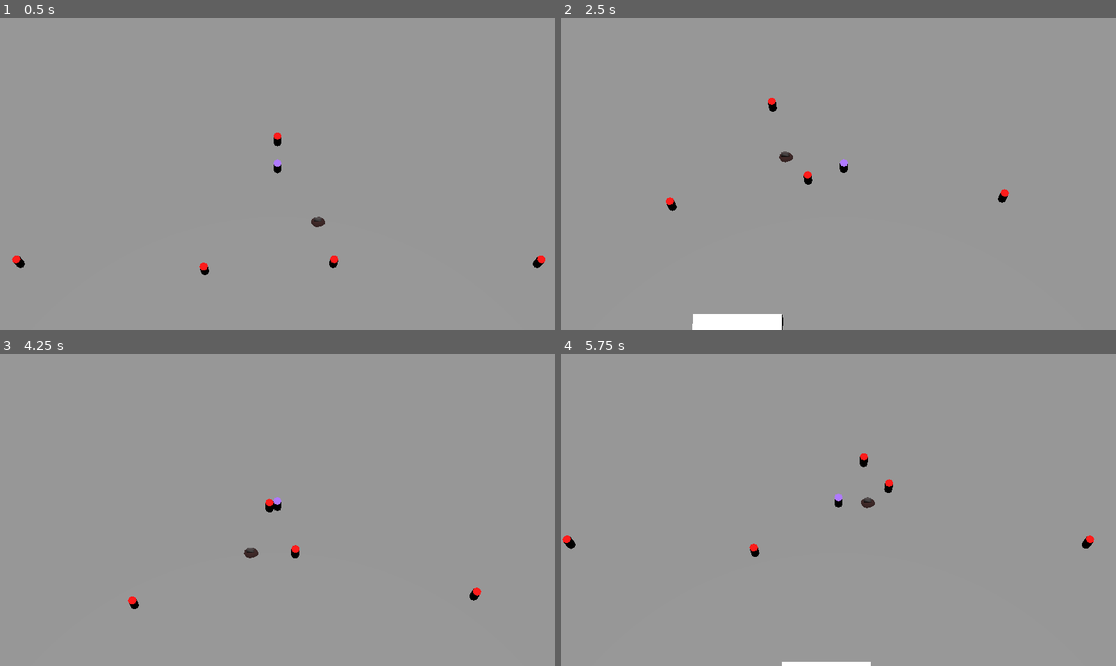
Above: before the commit, frames 1-4 (two rows, left to right).
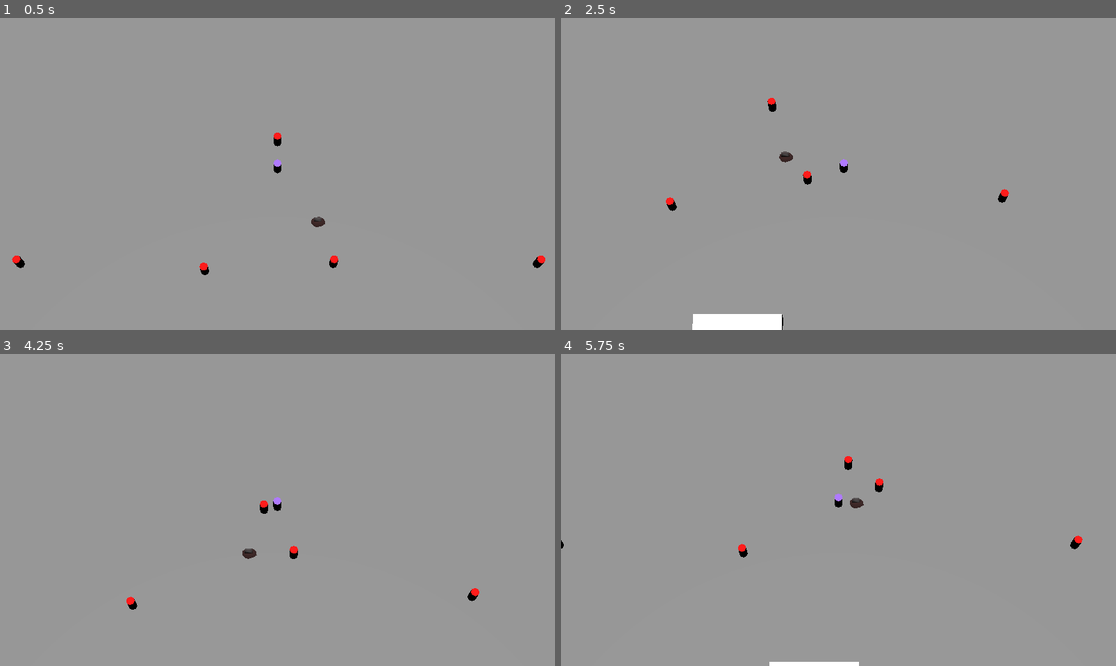
Above: after the commit, the same moments.

Repository: Paladinking/Field_Necromancer
Game: Godot game, scene res://main.tscn
The game is run twice, just before and just after one commit, with the same random seed, the same clock (stepped at 60 frames per second) and the same inputs.
Inputs:
- Up to frame 1 (0.5 s): no input
- Up to frame 2 (2.5 s): tap Enter at 0.5 s; hold D (go_right) 0.53-1.28 s; tap Space (dig) at 0.6 s; hold S (go_down) 1.28-2.03 s; tap Down (look_down) at 1.35 s; hold D (go_right) from 2.03 s (still down); tap Left (look_left) at 2.1 s
- Up to frame 3 (4.25 s): release D (go_right) at 2.78 s; hold W (go_up) 2.78-3.53 s; tap Right (look_right) at 2.85 s; hold A (go_left) from 3.53 s (still down); tap Up (look_up) at 3.6 s
- Up to frame 4 (5.75 s): tap Space (dig) at 4.35 s; release A (go_left) at 5.03 s; hold S (go_down) from 5.03 s (still down); tap Down (look_down) at 5.1 s

Frame 1 is identical in both runs. In frame 2, less than 0.1% of the frame differs, in the area x 37-46%, y 25-54%; in frame 3, 0.2%; in frame 4, 0.7%, in the area x 0-97%, y 31-100%.

Commit message:
Added damage

Diff:
--- a/Characters/entity.gd
+++ b/Characters/entity.gd
@@ -4,17 +4,27 @@
 var gravity: float = ProjectSettings.get_setting("physics/3d/default_gravity")
 var _collision_acceleration : Vector3 = Vector3(0, 0, 0)
 
+@export var _hp : int
+
+signal on_death
+
+func damage(dmg: int):
+	_hp -= dmg
+	if _hp <= 0:
+		queue_free()
+		on_death.emit()
+
 func _finalize_move(delta: float):
 	if not is_on_floor():
 		velocity.y -= gravity * delta
 	velocity += _collision_acceleration
 	_collision_acceleration *= 0.9
-	var collision_info = move_and_collide(Vector3(velocity.x, 0, velocity.z) * delta, true)
+	var collision_info = move_and_collide(velocity * delta, true)
 	if collision_info:
 		for i in collision_info.get_collision_count():
 			var collider = collision_info.get_collider(i)
 			var dir = (collision_info.get_position(i) - position).normalized()
 			dir.y = 0
-			if collider is CharacterBody3D:
+			if collider is Entity:
 				collider._collision_acceleration = 5 * dir
 	move_and_slide()
--- a/Characters/fighter.gd
+++ b/Characters/fighter.gd
@@ -4,48 +4,78 @@
 const SPEED: float = 2.5
 
 # Get the gravity from the project settings to be synced with RigidBody nodes.
-var _target : Node3D = self
+var _target : Entity = self
 
 @onready var _nav_agent: NavigationAgent3D = $NavigationAgent3D
 @onready var _detection: Area3D = $DetectionArea
 
+@export var dmg: int
+
 func has_target() -> bool:
 	return not is_same(self, _target)
 
+func find_target():
+	var potential_targets: Array[Node3D] = _detection.get_overlapping_bodies()
+	if not potential_targets:
+		clear_target()
+	else:
+		var nearest: Node3D = potential_targets[0]
+		var dist : float = nearest.position.distance_squared_to(position)
+		for entity in potential_targets.slice(1):
+			if entity is Entity and entity._hp > 0:
+				var new_dist : float = entity.position.distance_squared_to(position)
+				if new_dist < dist:
+					nearest = entity
+					dist = new_dist
+		set_target(nearest as Entity)
+
 func clear_target():
+	if _target.on_death.is_connected(find_target):
+		_target.on_death.disconnect(find_target)
 	_target = self
+	# Cancel navigation
+	_nav_agent.set_target_position(position)
+
+func set_target(target: Entity):
+	if _target.on_death.is_connected(find_target):
+		_target.on_death.disconnect(find_target)
+	_target = target
+	_target.on_death.connect(find_target)
+	_nav_agent.set_target_position(_target.position)
 
 func _ready() -> void:
 	assert(not _nav_agent.avoidance_enabled, "Avoidance requires velocity_computed callback")
 	_detection.body_entered.connect(
 		func(body: Node3D):
+			assert(body is Entity)
 			if not has_target() or body.position.distance_squared_to(self.position) < _target.position.distance_squared_to(self.position):
-				_target = body
-				_nav_agent.set_target_position(_target.position)
-
+				set_target(body as Entity)
 	)
 
 func _physics_process(delta: float):
 	if has_target():
-		if _target.position.distance_squared_to(position) > 400:
-			var _potential_targets = _detection.get_overlapping_bodies()
-			if not _potential_targets:
-				clear_target()
-			else:
-				_target = _potential_targets.reduce(func(cur : Node3D, n: Node3D):
-					return n if n.position.distance_squared_to(position) < cur.position.distance_squared_to(position) else cur,
-					_potential_targets[0]
-				)
-
-		if _target.position.distance_squared_to(_nav_agent.get_target_position()) > 1:
+		var dist : float = _target.position.distance_squared_to(position)
+		if dist < 1.5 * 1.5:
+			# Attack!!!
+			var dir : Vector3 = (_target.position - position).normalized()
+			dir.y = 0
+			_target._collision_acceleration += dir * 6
+			_collision_acceleration -= dir * 6
+			_target.damage(self.dmg)
+			if _target is Fighter:
+				self.damage(_target.dmg)
+		else:
+			if _nav_agent.is_navigation_finished() and dist < 4.0:
+				_nav_agent.set_target_position(_target.position)
+			if _target.position.distance_squared_to(position) > 400:
+				find_target()
+		if _target.position.distance_squared_to(_nav_agent.get_target_position()) > 2.0:
 			_nav_agent.set_target_position(_target.position)
 
 	if _nav_agent.is_navigation_finished():
 		velocity.x = 0.0
 		velocity.z = 0.0
-		_finalize_move(delta)
-		return
-
-	var next_path_position: Vector3 = _nav_agent.get_next_path_position()
-	velocity = global_position.direction_to(next_path_position) * SPEED
+	else:
+		var next_path_position: Vector3 = _nav_agent.get_next_path_position()
+		velocity = global_position.direction_to(next_path_position) * SPEED
 	_finalize_move(delta)
--- a/Characters/fighter.tscn
+++ b/Characters/fighter.tscn
@@ -14,6 +14,8 @@
 [node name="Fighter" type="CharacterBody3D"]
 collision_layer = 5
 script = ExtResource("1_pdd31")
+dmg = 3
+_hp = 20
 
 [node name="CollisionShape3D" type="CollisionShape3D" parent="."]
 transform = Transform3D(1, 0, 0, 0, 1, 0, 0, 0, 1, 0, 1, 0)
--- a/Characters/grave.gd
+++ b/Characters/grave.gd
@@ -25,25 +25,26 @@
 		if abs(position.y - target_height) < 0.1:
 			velocity = 0
 			position.y = target_height
-			print("done moving grave")
 
 			if $CreatureHolder.get_child_count() > 0:
 				var child = $CreatureHolder.get_child(0)
 				child.process_mode = PROCESS_MODE_INHERIT
 				child.reparent(get_parent())
-				print("finished spawning thing")
+
+				queue_free()
 
 
 func raise(ground_height : float = 0.0):
 	velocity = RAISE_VELOCITY
 	target_height = ground_height
 
+enum GraveType {Zombie, Skeleton}
 
-func set_type(type : String = "zombie"):
+func set_type(type : GraveType = GraveType.Zombie):
 	match type:
-		"zombie":
+		GraveType.Zombie:
 			creature_to_spawn = preload("res://Characters/zombie.tscn")
-		"skeleton":
+		GraveType.Skeleton:
 			print("not implemented yet")
 			#creature_to_spawn = preload("res://Characters/skeleton.tscn")
 
--- a/Characters/player.gd
+++ b/Characters/player.gd
@@ -5,6 +5,9 @@
 const MAX_LOOK_DISTANCE = 10.0
 
 var camera_offset = Vector3.ZERO
+
+func _on_ready():
+	on_death.connect(get_tree().quit)
 
 func _process(_delta):
 	if Input.is_action_just_pressed("dig") and $GraveDetectorArea.has_overlapping_bodies():
--- a/Characters/player.tscn
+++ b/Characters/player.tscn
@@ -14,6 +14,7 @@
 [node name="Player" type="CharacterBody3D"]
 collision_layer = 3
 script = ExtResource("1_daf4w")
+_hp = 100
 
 [node name="CollisionShape3D" type="CollisionShape3D" parent="."]
 transform = Transform3D(1, 0, 0, 0, 1, 0, 0, 0, 1, 0, 1, 0)
--- a/Characters/zombie.tscn
+++ b/Characters/zombie.tscn
@@ -12,9 +12,12 @@
 radius = 10.0
 
 [node name="Zombie" type="CharacterBody3D"]
+collision_layer = 3
 script = ExtResource("1_2i0eo")
+dmg = 2
+_hp = 18
 
-[node name="CollisionShape3D2" type="CollisionShape3D" parent="."]
+[node name="CollisionShape3D" type="CollisionShape3D" parent="."]
 transform = Transform3D(1, 0, 0, 0, 1, 0, 0, 0, 1, 0, 1, 0)
 shape = SubResource("CapsuleShape3D_i1rfo")
 
@@ -22,12 +25,12 @@
 transform = Transform3D(1, 0, 0, 0, 1, 0, 0, 0, 1, 0, 1, 0)
 material = SubResource("StandardMaterial3D_6ljny")
 
-[node name="NavigationAgent3D" type="NavigationAgent3D" parent="."]
-
 [node name="DetectionArea" type="Area3D" parent="."]
 collision_layer = 0
-collision_mask = 2
+collision_mask = 4
 
 [node name="CollisionShape3D" type="CollisionShape3D" parent="DetectionArea"]
 transform = Transform3D(1, 0, 0, 0, 1, 0, 0, 0, 1, 0, 4.5, 0)
 shape = SubResource("CylinderShape3D_437r7")
+
+[node name="NavigationAgent3D" type="NavigationAgent3D" parent="."]
